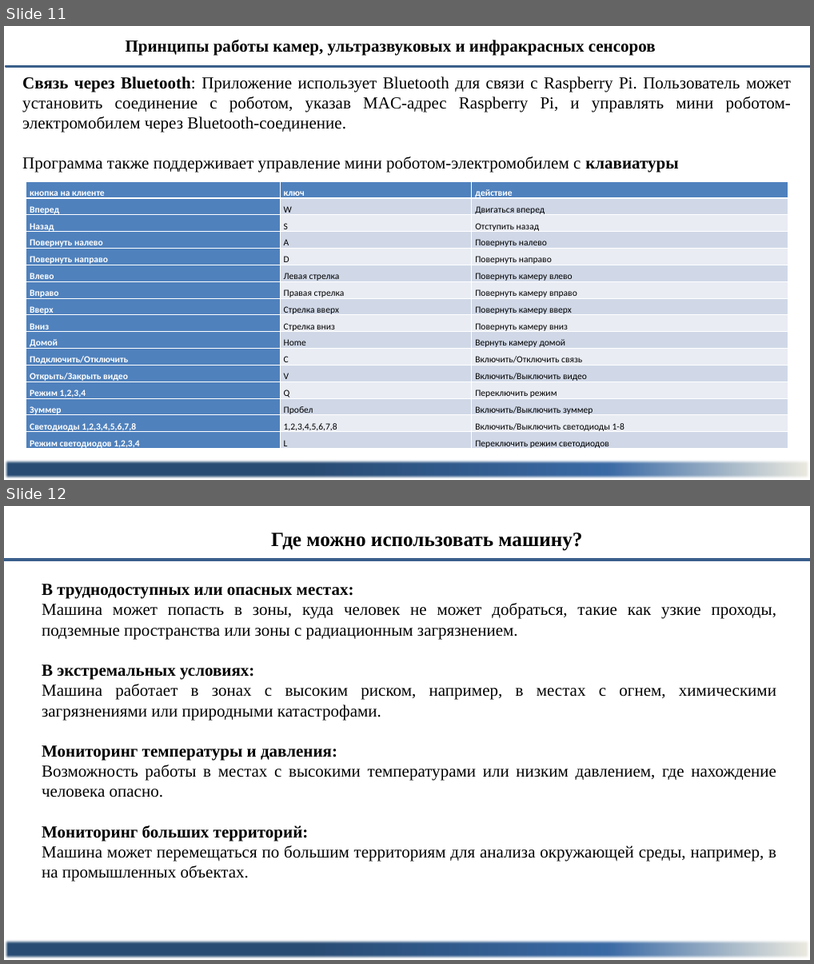
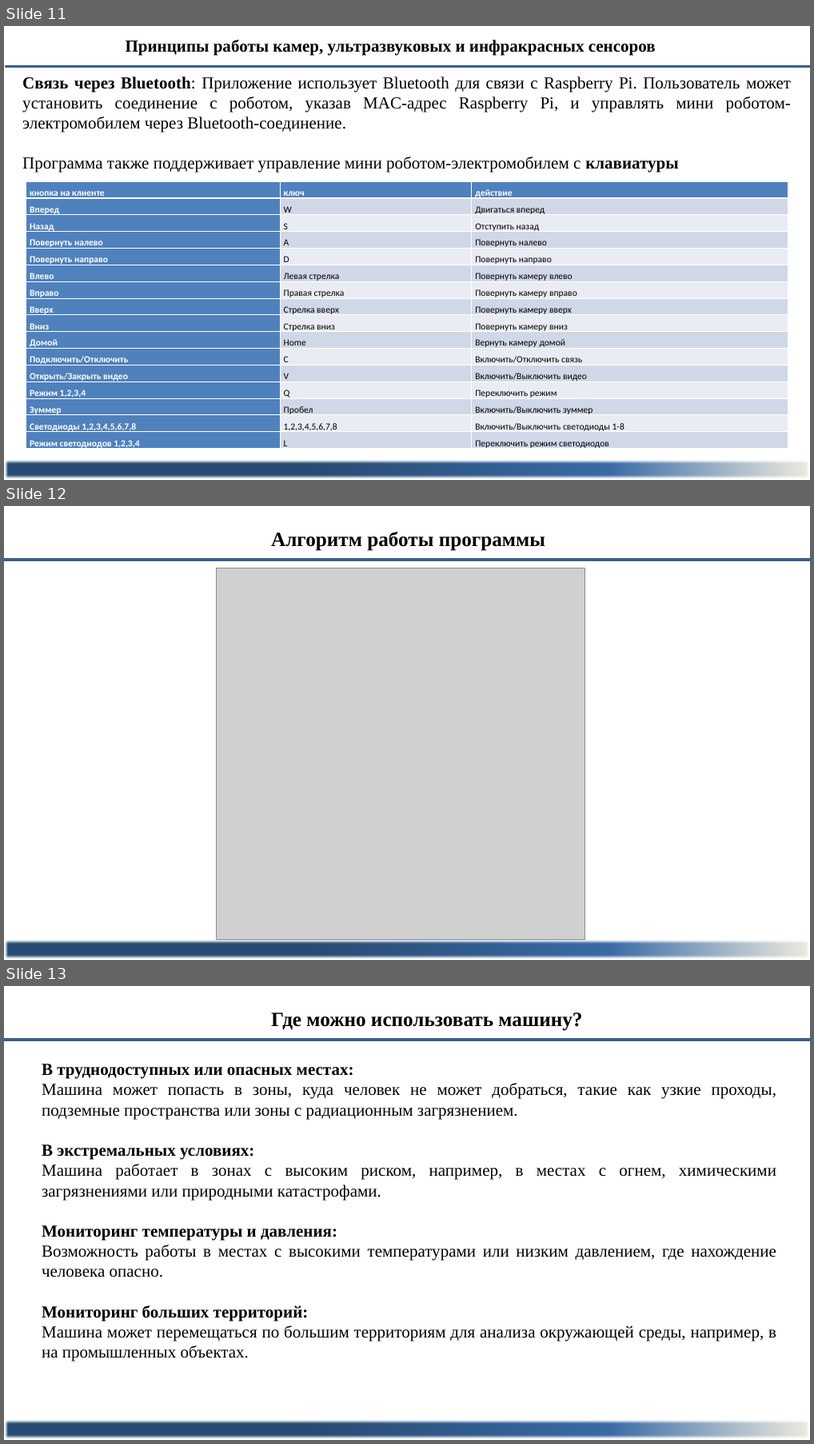
Before and after one commit to Mirxomitov/Tohir_Mirxomitov_Bachelor_GW, a slide deck: Tohir Mirxomitov GW.pptx. Shown one above the other, each under a label of ours: slides 11 and 12 before the commit, slides 11, 12 and 13 after it. The pictures are 814x964 and 814x1444 pixels, drawn with LibreOffice and Linux fonts; fonts in the diff are those of the drawing; grey boxes stand for pictures. Boxes give left, top, right and bottom in pixels: in the first picture for what was removed or moved away, otherwise in the second. Text is boxed around its words. In the diff, an @@ line names an element or a change of style, - is before the commit and + after.

```diff
--- a/Tohir Mirxomitov GW.pptx
+++ b/Tohir Mirxomitov GW.pptx
@@ slide 12 added at (4,506,810,960), background #FFFFFF @@
@@ text added at (271,532,546,551), 24 pt, text #000000, bold @@
+Алгоритм работы программы
@@ rectangle added at (4,560,810,560), fill #C00000, outline #3A5F8C 2 pt @@
@@ picture added at (217,568,586,939) @@
@@ rectangle added at (4,940,810,959), fill gradient #2A4C75 to #3C6CA6 to #EEECE1 @@
@@ what was slide 12 is now slide 13 @@
```
Also in this commit, not shown: 1 other slide added, 1 other file.
